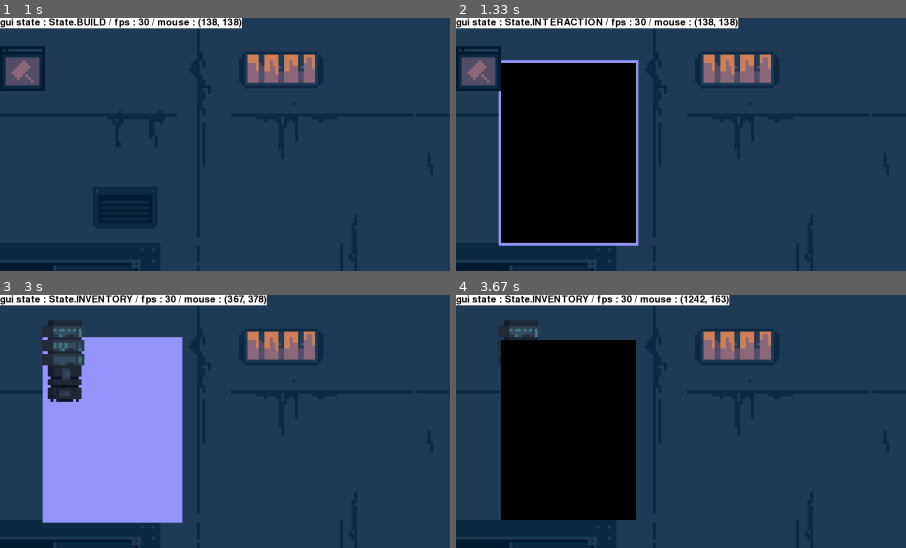
Above: before the commit, frames 1-4 (two rows, left to right).
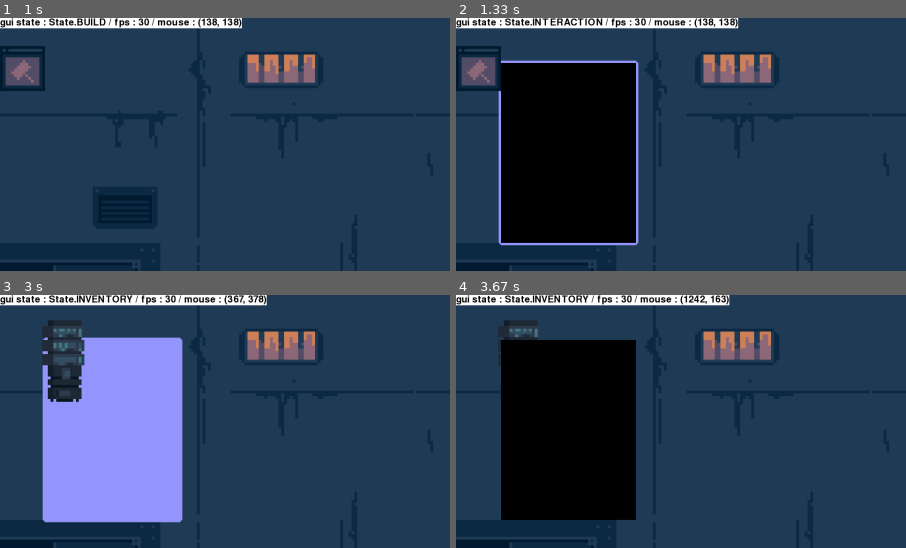
Above: after the commit, the same moments.

Repository: PouchyCorp/TrophNSI
Game: pygame game, started from sources/main.py
The game is run twice, just before and just after one commit, with the same random seed, the same clock (stepped at 60 frames per second) and the same inputs.
Inputs (mouse positions are % of the whole screen's width and height, from its top left):
- Up to frame 1 (1 s): tap Space at 0.33 s; click (7, 13) at 0.72 s
- Up to frame 2 (1.33 s): hold Up from 1 s (still down); tap Space at 1.07 s
- Up to frame 3 (3 s): tap Space at 1.37, 1.57, 1.9, 2.3, 2.7 s; release Up at 1.47 s; hold Down 1.5-1.8 s; hold Up 1.83-2.2 s; move the mouse to (51, 57) at 1.87 s; tap B at 1.98 s; hold Down 2.23-2.6 s; move the mouse to (60, 72) at 2.27 s; hold Up 2.63-2.93 s; move the mouse to (19, 35) at 2.67 s; hold Down from 2.97 s (still down)
- Up to frame 4 (3.67 s): move the mouse to (19, 74) at 3 s; tap Space at 3.03, 3.37 s; tap B at 3.12 s; release Down at 3.27 s; hold Up from 3.3 s (still down); move the mouse to (65, 15) at 3.33 s
The pictures show only the part of the screen within x 0-50%, y 0-50%; the shares and areas given below are measured in that part.

Frame 1 is identical in both runs. In frame 2, 0.3% of the frame differs, in the area x 9-41%, y 16-91%; in frame 3, 0.2%; in frame 4, nothing differs.

Commit message:
outline mieux

Diff:
--- a/sources/main.py
+++ b/sources/main.py
@@ -60,7 +60,7 @@
 hivemind = Hivemind(60,1200)
 hivemind.add_bot()
 
-spritesheet = Spritesheet(sprite.SPRITESHEET_TEST, (48, 48))
+spritesheet = Spritesheet(sprite.SPRITESHEET_TEST, (48*6, 48*6))
 anim = Animation(spritesheet, 0, 7)
 
 inventory : Inventory = Inventory()
--- a/sources/objects/anim.py
+++ b/sources/objects/anim.py
@@ -7,10 +7,10 @@
         self.img_size = img_size
 
     def get_img(self, coord : tuple[int]) -> Surface:
-        surf = Surface((self.img_size[0] *6, self.img_size[1] *6), flags=SRCALPHA)
+        surf = Surface((self.img_size[0], self.img_size[1]), flags=SRCALPHA)
         coord_x_px = coord[0]*self.img_size[0]
         coord_y_py = coord[1]*self.img_size[1]
-        surf.blit(self.spritesheet, (0,0), (coord_x_px, coord_y_py, self.img_size[0]*6, self.img_size[1]*6))
+        surf.blit(self.spritesheet, (0,0), (coord_x_px, coord_y_py, self.img_size[0], self.img_size[1]))
         return surf
 
 
--- a/sources/objects/placeable.py
+++ b/sources/objects/placeable.py
@@ -1,4 +1,4 @@
-from pygame import Surface, Rect, transform, BLEND_RGBA_MAX
+from pygame import Surface, Rect, transform, BLEND_RGBA_MAX, BLEND_RGBA_MIN, SRCALPHA
 import sys
 import os
 #do not remove
@@ -36,12 +36,20 @@
         if self.anim:
             self.surf = self.anim.get_frame()
 
+
     def draw_outline(self, win : Surface, color : tuple):
-        mask = self.surf.copy()
-        mask = transform.scale(mask, (self.rect.width + 10, self.rect.height + 12))
-        mask_rect = mask.get_rect(center=self.rect.center)
-        mask.fill(color+tuple([0]),special_flags=BLEND_RGBA_MAX)
-        win.blit(mask, mask_rect)
+        outline_width = 5
+
+        width, height = self.surf.get_size()
+        outline_surface = Surface((width + outline_width * 2, height + outline_width * 2), SRCALPHA)
+
+        for dx in range(-outline_width, outline_width + 1):
+            for dy in range(-outline_width, outline_width + 1):
+                if abs(dx) + abs(dy) == outline_width:
+                    outline_surface.blit(self.surf, (dx + outline_width, dy + outline_width))
+
+        outline_surface.fill(color+tuple([0]), special_flags=BLEND_RGBA_MAX)
+        win.blit(outline_surface, (self.rect.x-5, self.rect.y-5))
 
     def move(self, coord : Coord):
         self.coord = coord
